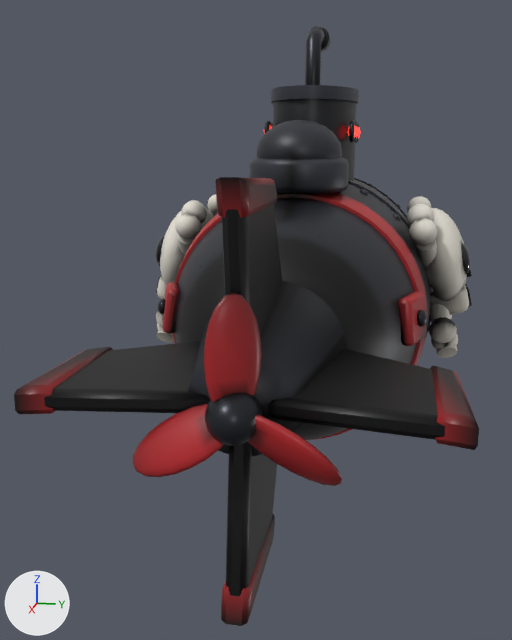
Before and after pictures for a commit that changed the glTF model public/models/enemy_gunner.glb.
Before and after are seen from a camera (50 mm lens) standing at (5.05, 0.61, 1.05) and looking at (0.52, -0.3, -0.09). The lights are fixed; the arrows at lower left show +X, +Y and +Z. The older version comes first. Where no turn or scale is listed for an object, it has been applied to the vertices. Vertices at exactly the same position are counted once.

Names of what the first picture shows: 'enemy_gunner_body', 'propeller.002', 'skull_mark_optional.001'.
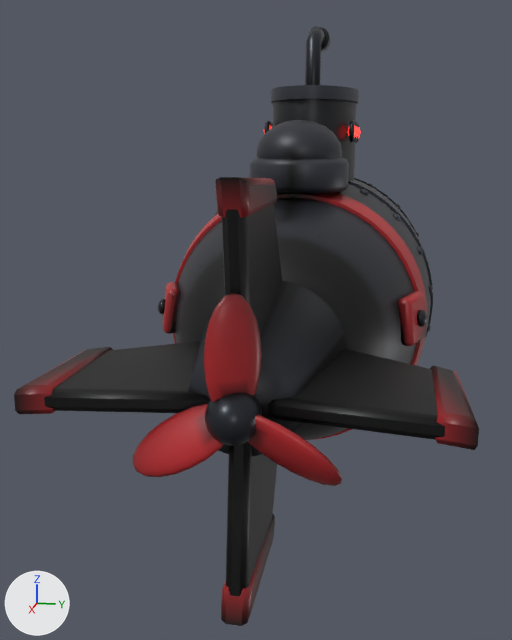
What differs and where, as boxes [x1, y1, x2, y2] in the pictures (512 x 640 px):
'skull_mark_optional.001', deleted
    before: [156, 194, 472, 358]
    faces in mat_skull: [156, 194, 469, 358]
    faces in mat_black: [156, 236, 472, 306]
part 1 of me_enemy_gunner_body, edited (looks the same)
    both: [158, 33, 433, 365]

What changed in the scene script:
```text
Change me_enemy_gunner_body:
    where me_enemy_gunner_body.from_pydata(...)  # 11399 vertices, 22296 faces; spans x -1.95..2.5, y -0.93..0.93, z -0.93..1.85
    used by ob_enemy_gunner_body; location = (0.0, 0.0, 0.0)
    me_enemy_gunner_body part 1: 4481 kept faces spanning x -1.91..1.27, y -0.86..0.86, z -0.85..1.84 get new vertex colours
Remove ob_skull_mark_optional_001:
    ob_skull_mark_optional_001 = bpy.data.objects.new('skull_mark_optional.001', me_skull_mark_optional_001)
    ob_skull_mark_optional_001.location = (0.0, 0.0, 0.0)
```
